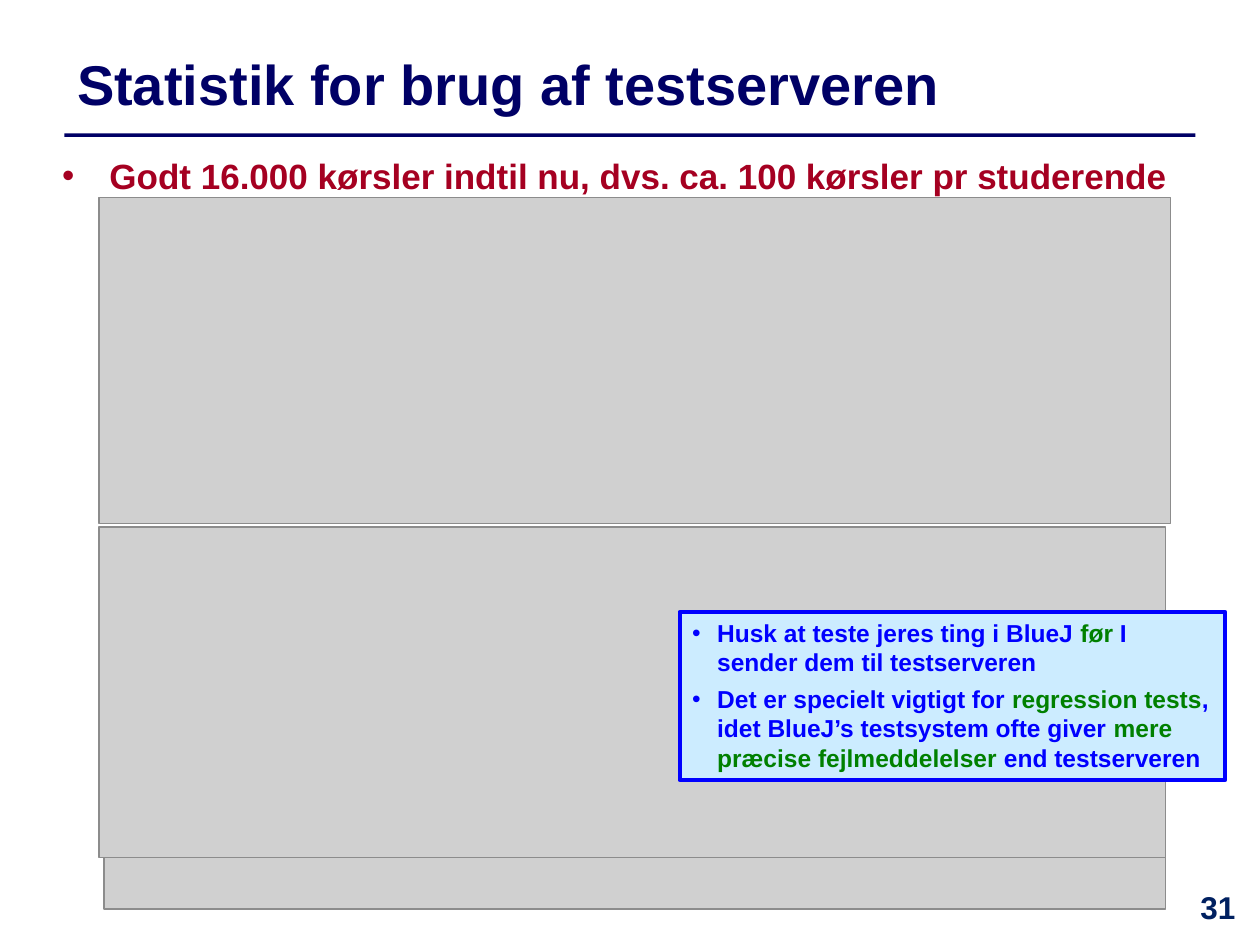
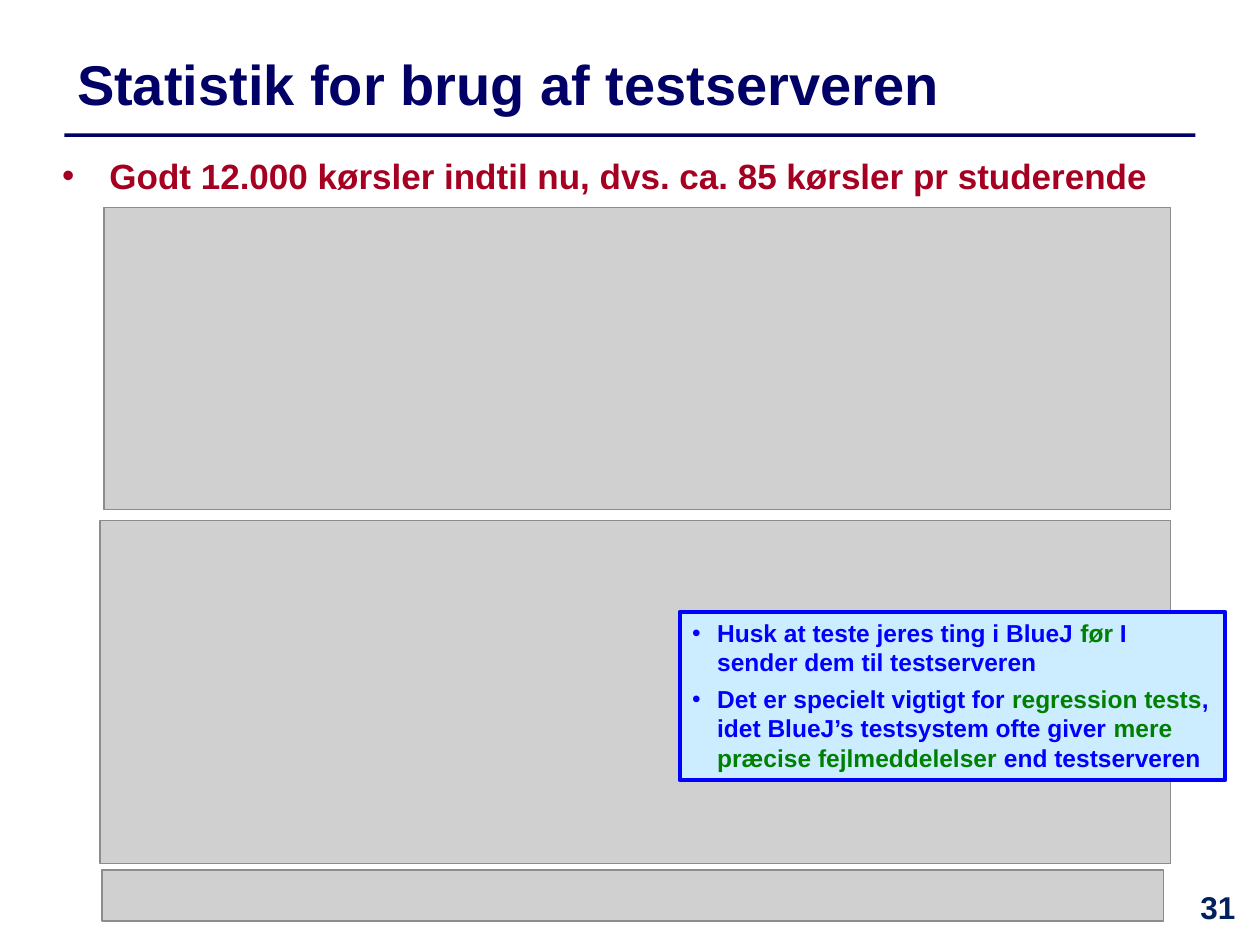
Before and after one commit to IntProgAU/Materiale, a slide deck: slide 31 of web/e25/uge_13/Slides-Uge13.pptx. Drawn at 1260x945 pixels with LibreOffice and Linux fonts; fonts in the diff are those of the drawing; grey boxes stand for pictures. Boxes give left, top, right and bottom in pixels: in the first picture for what was removed or moved away, otherwise in the second. Text is boxed around its words. In the diff, an @@ line names an element or a change of style, - is before the commit and + after.

```diff
--- a/web/e25/uge_13/Slides-Uge13.pptx
+++ b/web/e25/uge_13/Slides-Uge13.pptx
@@ text at box(109, 163, 1147, 195): text changed @@
-  • Godt 16.000 kørsler indtil nu, dvs. ca. 100 kørsler pr studerende
+  • Godt 12.000 kørsler indtil nu, dvs. ca. 85 kørsler pr studerende
@@ picture: place and size @@
-picture at box(100, 198, 1171, 524)
+picture at box(105, 208, 1172, 510)
@@ picture: place and size @@
-picture at box(100, 527, 1167, 858)
+picture at box(100, 520, 1171, 863)
@@ picture: place and size @@
-picture at box(105, 858, 1167, 910)
+picture at box(102, 869, 1164, 921)
```
Also in this commit, not shown: 1 other file.
